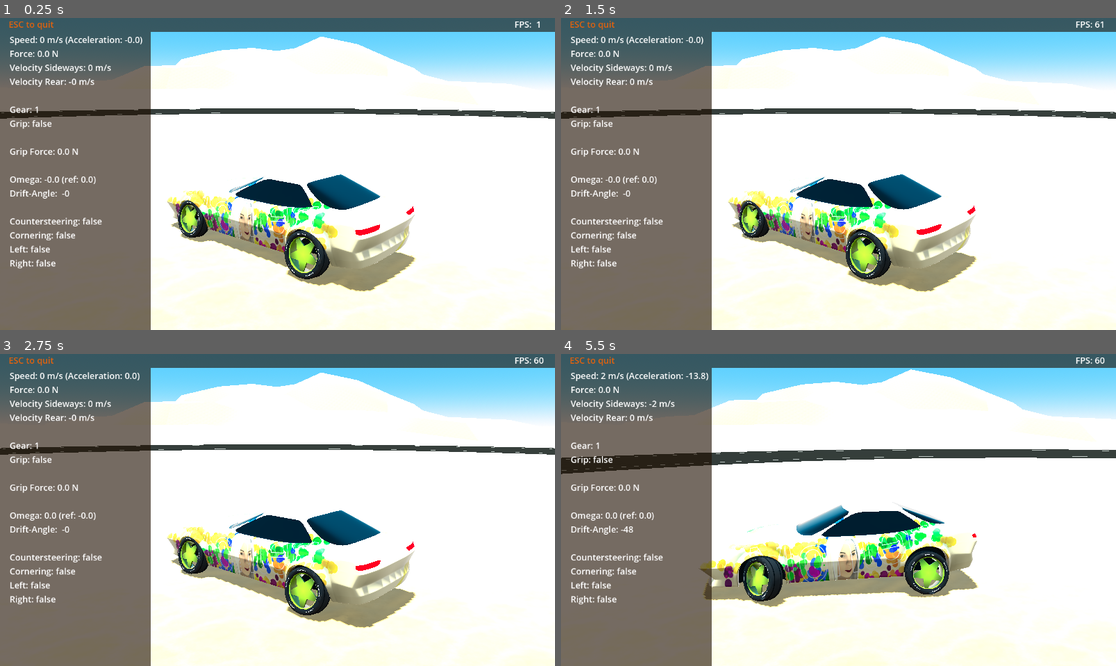
Above: before the commit, frames 1-4 (two rows, left to right).
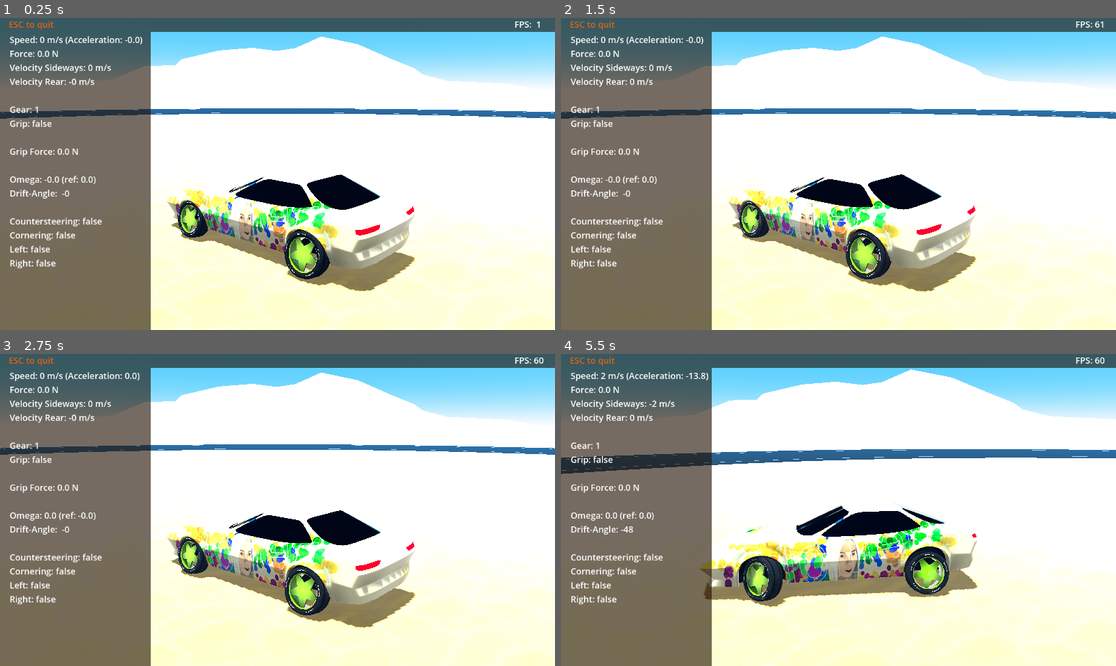
Above: after the commit, the same moments.

Repository: tomaga-dev/DriftCarG4
Game: Godot game, scene res://Scenes/Start.tscn
Two runs of this game, one before a commit and one after it. Both use one fixed random seed, a clock stepped at 60 frames per second and the inputs below.
Inputs:
- Up to frame 1 (0.25 s): no input
- Up to frame 2 (1.5 s): hold Right (controller_right) 0.53-1.28 s; hold Down (controller_brake) from 1.28 s (still down)
- Up to frame 3 (2.75 s): tap Enter at 2 s; release Down (controller_brake) at 2.03 s; hold Right (controller_right) from 2.03 s (still down)
- Up to frame 4 (5.5 s): tap Space at 2.75 s; release Right (controller_right) at 2.78 s; hold Up (controller_accelerate) 2.78-3.53 s; hold Left (controller_left) 3.53-5.03 s; hold Down (controller_brake) from 5.03 s (still down)

The runs differ from the first frame. In frame 1, 15% of the frame differs, in the area x 0-100%, y 22-100%; in frame 2, 15%; in frame 3, 15%; in frame 4, 16%, in the area x 0-100%, y 19-100%.

Commit message:
Fog and a reflection probe have been added
The reflection probe makes the car shinier. The fog makes the mountain
in the distance look bluish.

Diff:
--- a/Drift Car/Scenes/Start.tscn
+++ b/Drift Car/Scenes/Start.tscn
@@ -11,7 +11,7 @@
 [ext_resource type="AudioStream" uid="uid://kd401yj76x1f" path="res://Scenes/VehicleController/Off.wav" id="9_v8sp6"]
 
 [sub_resource type="ProceduralSkyMaterial" id="ProceduralSkyMaterial_87l1k"]
-sky_top_color = Color(0, 0.620417, 1, 1)
+sky_top_color = Color(0, 0.619608, 1, 1)
 sky_horizon_color = Color(0.96, 0.973333, 1, 1)
 sky_curve = 0.0349888
 ground_bottom_color = Color(0.2, 0.168627, 0.129412, 1)
@@ -28,6 +28,10 @@
 ambient_light_color = Color(0.501961, 0.501961, 0.501961, 1)
 ambient_light_sky_contribution = 0.1
 tonemap_mode = 3
+fog_enabled = true
+fog_light_color = Color(0, 0.619608, 1, 1)
+fog_density = 0.003
+fog_sky_affect = 0.0
 
 [sub_resource type="BoxShape3D" id="BoxShape3D_y5xuo"]
 size = Vector3(500, 100, 10)
@@ -122,5 +126,8 @@
 stream = ExtResource("9_v8sp6")
 bus = &"Off"
 
+[node name="ReflectionProbe" type="ReflectionProbe" parent="."]
+size = Vector3(500, 100, 500)
+
 [connection signal="query_driver" from="Monteri" to="Player" method="_on_monteri_query_driver"]
 [connection signal="update_motor_sound" from="Monteri" to="MotorSoundController" method="_on_monteri_update_motor_sound"]
